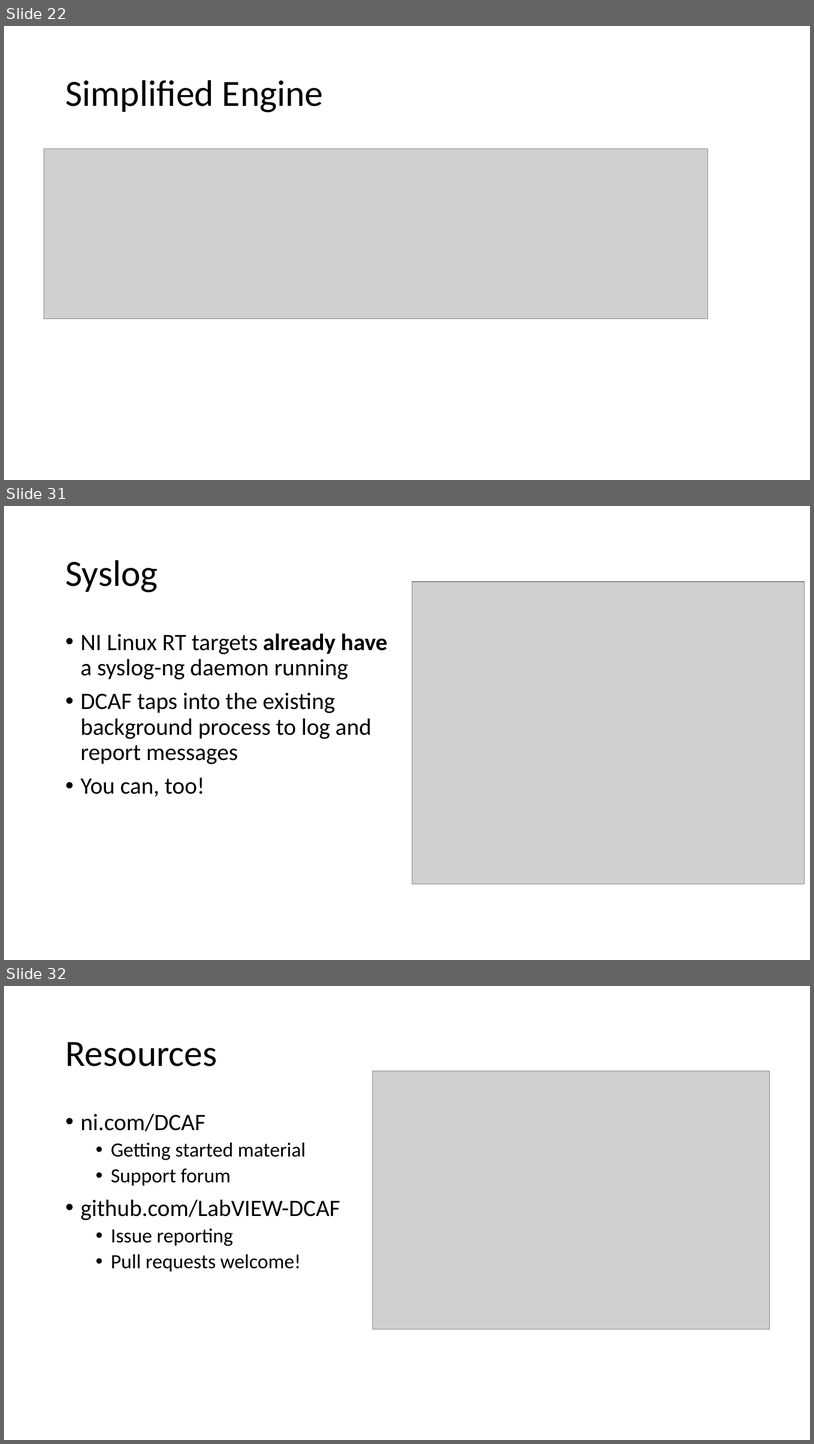
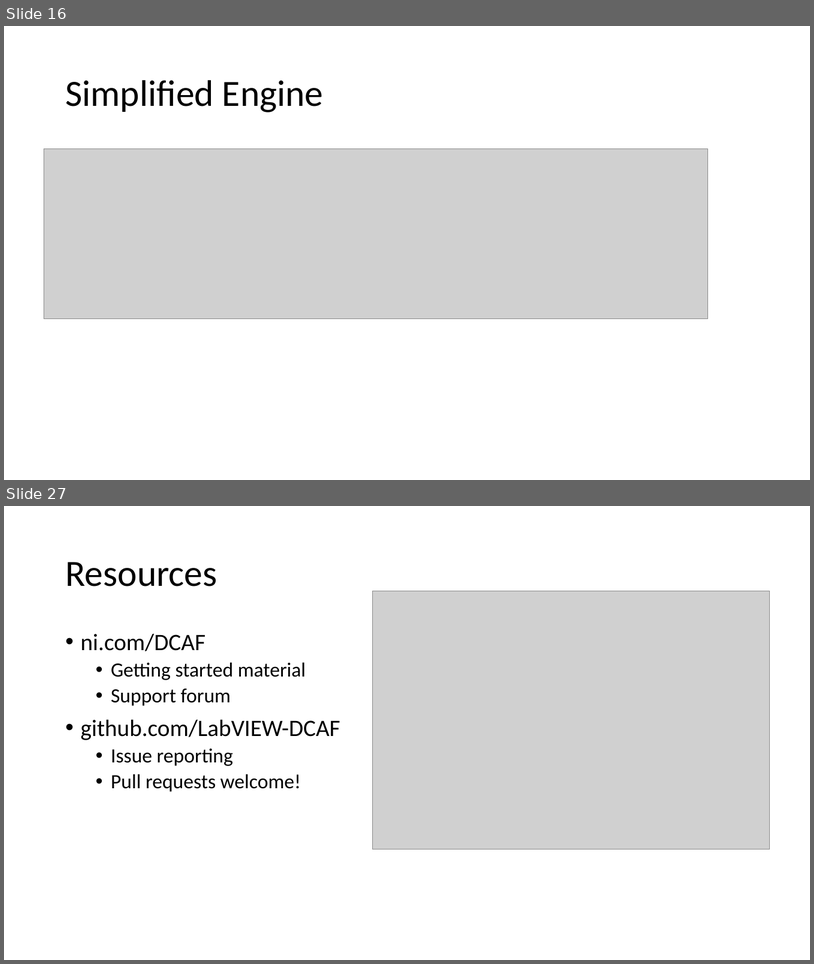
Before and after one commit to LabVIEW-DCAF/Documentation, a slide deck: Trunk/Getting Started Material/DCAF Training/1 Introduction to DCAF.pptx. Shown one above the other, each under a label of ours: slides 22, 31 and 32 before the commit, slides 16 and 27 after it; the slides between them are not shown. The pictures are 814x1444 and 814x964 pixels, drawn with LibreOffice and Linux fonts; fonts in the diff are those of the drawing; grey boxes stand for pictures. Boxes give left, top, right and bottom in pixels: in the first picture for what was removed or moved away, otherwise in the second. Text is boxed around its words. In the diff, an @@ line names an element or a change of style, - is before the commit and + after.

```diff
--- a/Trunk/Getting Started Material/DCAF Training/1 Introduction to DCAF.pptx
+++ b/Trunk/Getting Started Material/DCAF Training/1 Introduction to DCAF.pptx
@@ slide 31 removed at [4,506,810,960], background #FFFFFF @@
@@ title removed at [65,560,158,592] @@
-Syslog
@@ picture removed at [413,582,805,884] @@
@@ text removed at [81,633,388,796] @@
-• NI Linux RT targets already have a syslog-ng daemon running
-• DCAF taps into the existing background process to log and report messages
-• You can, too!
@@ what was slide 22 is now slide 16 @@
@@ what was slide 32 is now slide 27 @@
```
Also in this commit, not shown: 9 slides changed, 2 slides added, 6 other slides removed, 2 other files.
